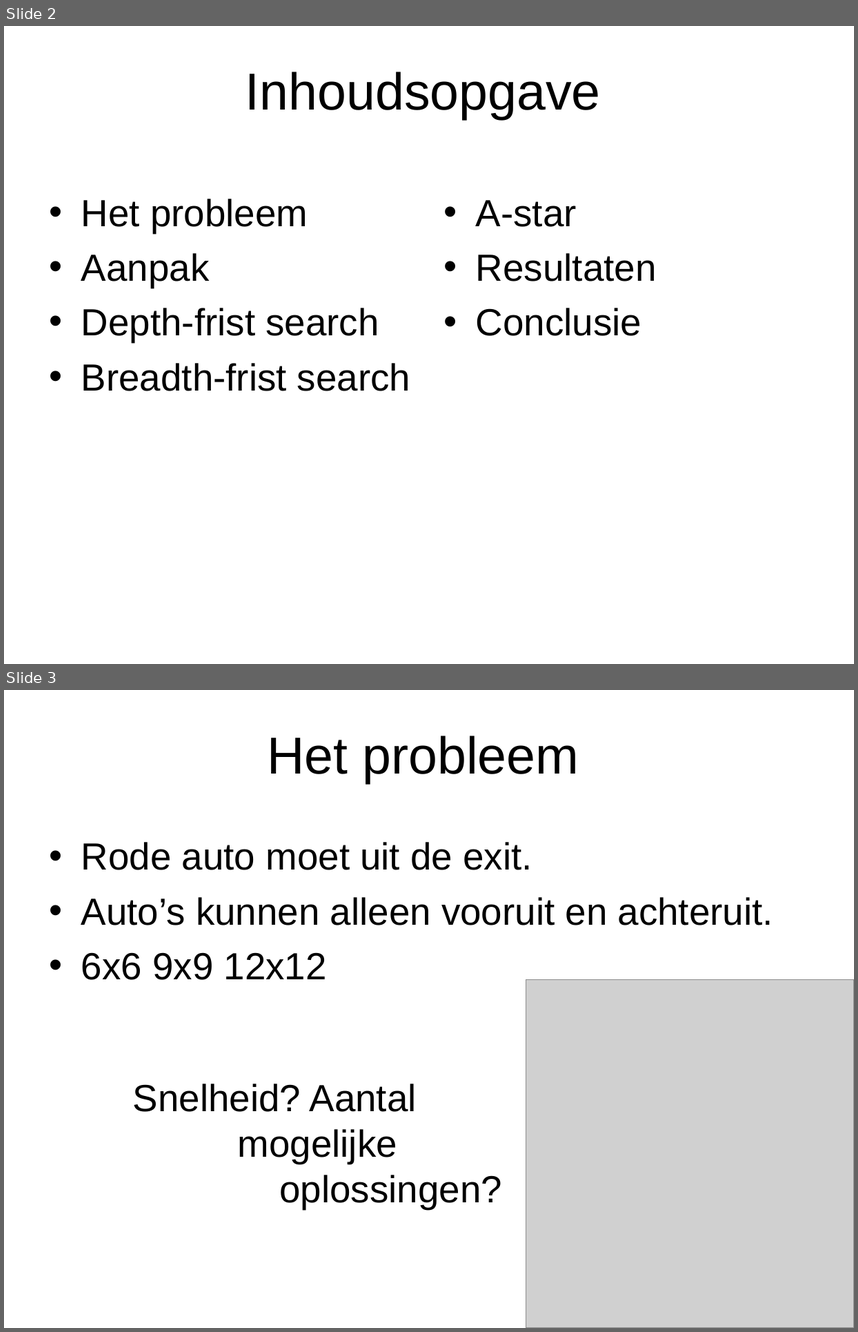
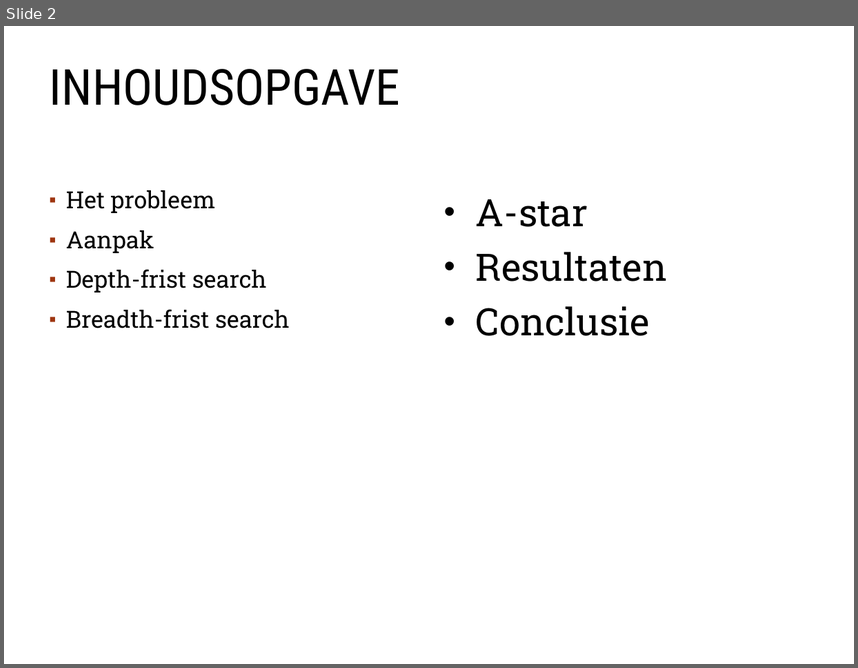
Before and after one commit to A-meerdervan/RushHourGit, a slide deck: eindpresentatie.ppt. Shown one above the other, each under a label of ours: slides 2 and 3 before the commit, slide 2 after it. The pictures are 858x1332 and 858x668 pixels, drawn with LibreOffice and Linux fonts; fonts in the diff are those of the drawing; grey boxes stand for pictures; background and template pictures are left out. Boxes give left, top, right and bottom in pixels: in the first picture for what was removed or moved away, otherwise in the second. Text is boxed around its words. In the diff, an @@ line names an element or a change of style, - is before the commit and + after.

```diff
--- a/eindpresentatie.ppt
+++ b/eindpresentatie.ppt
@@ slide 3 removed at <box>4,690,854,1328</box>, background picture (left out) @@
@@ title removed at <box>267,736,579,783</box> @@
-Het probleem
@@ text removed at <box>81,842,773,980</box> @@
-• Rode auto moet uit de exit.
-• Auto’s kunnen alleen vooruit en achteruit.
-• 6x6 9x9 12x12
@@ picture removed at <box>526,980,854,1328</box> @@
@@ text removed at <box>133,1083,502,1209</box> @@
-Snelheid? Aantal
-mogelijke
-oplossingen?
@@ slide 2 changed as well @@
@@ title at <box>50,69,401,105</box>: text changed; size 44 to 42 pt; font Arial to Roboto Condensed @@
-Inhoudsopgave
+INHOUDSOPGAVE
@@ text "Het probleem" at <box>66,190,290,328</box>: size 32 to 20 pt, font Arial to Roboto Slab; bullet • to ▪; line spacing 1 to 0.9; more space between paragraphs; bullet colour #000000 to #9E3611 @@
@@ text "A-star" at <box>476,199,667,336</box>: font Arial to Roboto Slab @@
```
Also in this commit, not shown: 2 other slides changed, 9 slides added, 8 other slides removed, 3 other files.
